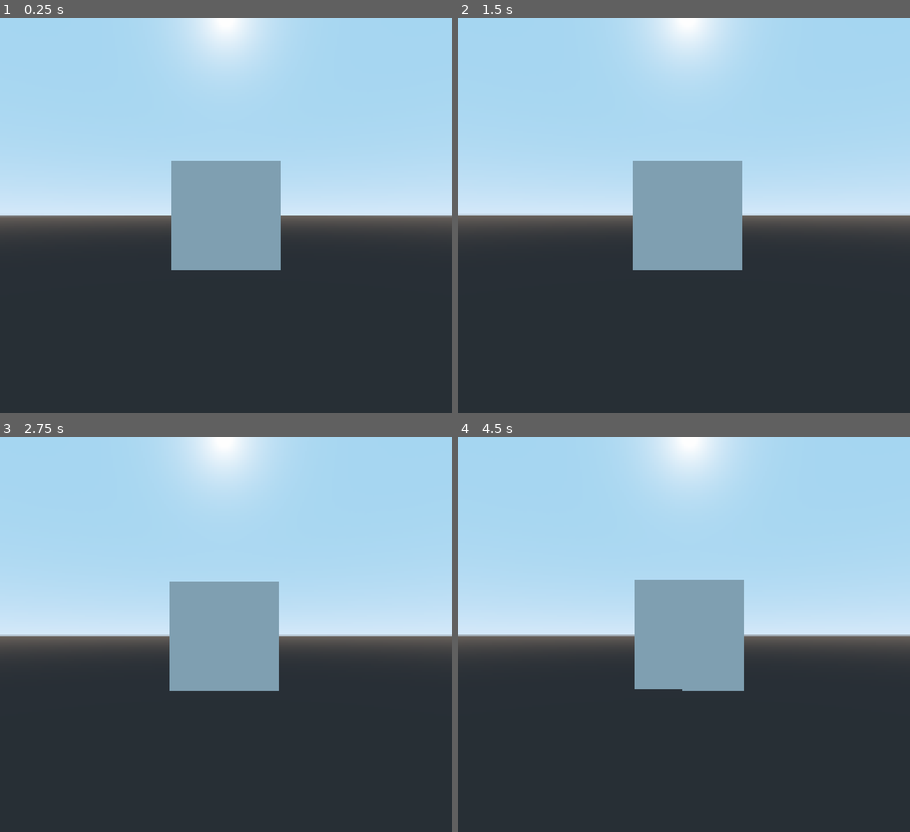
Above: before the commit, frames 1-4 (two rows, left to right).
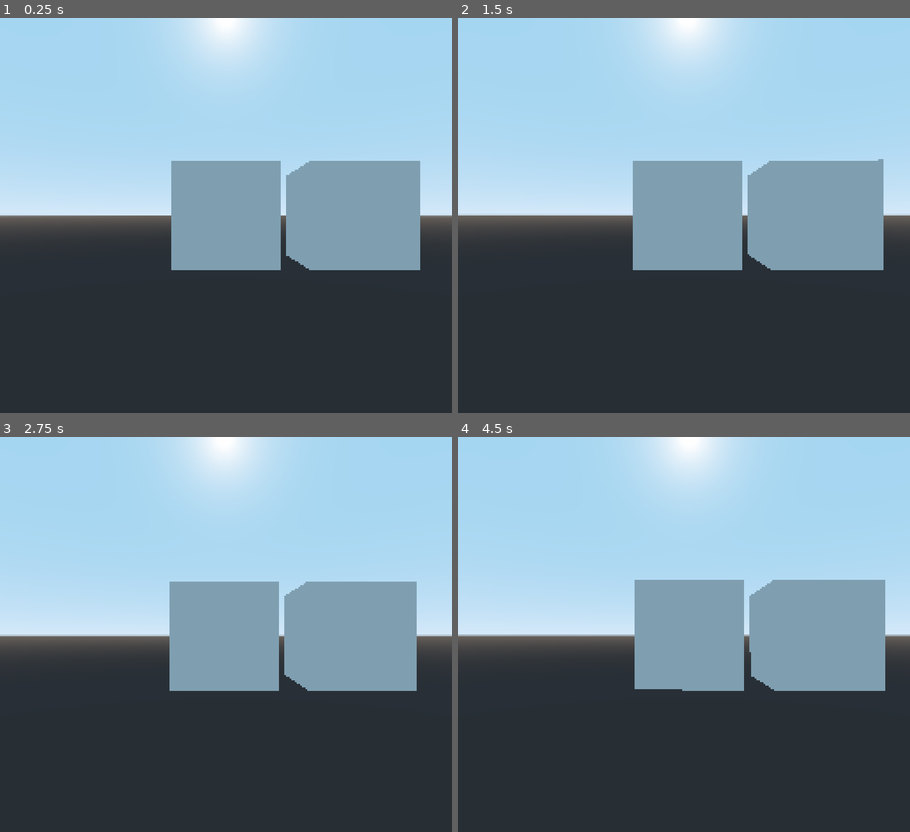
Above: after the commit, the same moments.

Repository: MaxwellDexter/QuickMatchThosePlants
Game: Godot game, scene res://Scenes/Game.tscn
The game is run twice, just before and just after one commit, with the same random seed, the same clock (stepped at 60 frames per second) and the same inputs.
Inputs (mouse positions are in pixels of both pictures, inside the frame that each line leads up to):
- Up to frame 1 (0.25 s): no input
- Up to frame 2 (1.5 s): tap Enter at 0.5 s; move the mouse to (706, 215) at 0.52 s; click (706, 215) at 0.67 s; tap Space at 1.25 s; move the mouse to (661, 215) at 1.27 s; click (661, 215) at 1.42 s
- Up to frame 3 (2.75 s): tap Enter at 2 s; move the mouse to (239, 626) at 2.02 s; click (239, 626) at 2.17 s
- Up to frame 4 (4.5 s): tap Space at 2.75, 4.25 s; move the mouse to (679, 642) at 2.77 s; click (679, 642) at 2.92 s; tap Enter at 3.5 s; move the mouse to (720, 638) at 3.52 s; click (720, 638) at 3.67 s; move the mouse to (647, 630) at 4.27 s; click (647, 630) at 4.42 s

The runs differ from the first frame. In frame 1, 8.0% of the frame differs, in the area x 63-93%, y 36-64%; in frame 2, 8.1%; in frame 3, 7.9%; in frame 4, 8.2%, in the area x 64-95%, y 36-65%.

Commit message:
Clicking on things
raycast!

Diff:
--- /dev/null
+++ b/Scenes/Character.tscn
@@ -0,0 +1,17 @@
+[gd_scene load_steps=3 format=2]
+
+[ext_resource path="res://Scripts/Character.gd" type="Script" id=1]
+[ext_resource path="res://Scripts/Checker.gd" type="Script" id=2]
+
+[node name="Character" type="Spatial"]
+script = ExtResource( 1 )
+
+[node name="Rotation" type="Spatial" parent="."]
+
+[node name="RayCast" type="RayCast" parent="Rotation"]
+enabled = true
+cast_to = Vector3( 0, 0, -10 )
+collision_mask = 2
+script = ExtResource( 2 )
+
+[node name="Camera" type="Camera" parent="Rotation"]
--- a/Scenes/Game.tscn
+++ b/Scenes/Game.tscn
@@ -1,13 +1,47 @@
-[gd_scene load_steps=2 format=2]
+[gd_scene load_steps=3 format=2]
 
-[ext_resource path="res://Scripts/Character.gd" type="Script" id=1]
+[ext_resource path="res://Scenes/Character.tscn" type="PackedScene" id=1]
+
+[sub_resource type="BoxShape" id=1]
 
 [node name="Spatial" type="Spatial"]
 
-[node name="Character" type="Spatial" parent="."]
-script = ExtResource( 1 )
-
-[node name="Camera" type="Camera" parent="Character"]
+[node name="Character" parent="." instance=ExtResource( 1 )]
 
 [node name="CSGBox" type="CSGBox" parent="."]
 transform = Transform( 1, 0, 0, 0, 1, 0, 0, 0, 1, 0, 0, -6.14855 )
+
+[node name="StaticBody" type="StaticBody" parent="CSGBox"]
+collision_layer = 2
+collision_mask = 2
+
+[node name="CollisionShape" type="CollisionShape" parent="CSGBox/StaticBody"]
+shape = SubResource( 1 )
+
+[node name="CSGBox4" type="CSGBox" parent="."]
+transform = Transform( 1, 0, 0, 0, 1, 0, 0, 0, 1, 2.53045, 0, -6.14855 )
+
+[node name="StaticBody" type="StaticBody" parent="CSGBox4"]
+
+[node name="CollisionShape" type="CollisionShape" parent="CSGBox4/StaticBody"]
+shape = SubResource( 1 )
+
+[node name="CSGBox2" type="CSGBox" parent="."]
+transform = Transform( 1, 0, 0, 0, 1, 0, 0, 0, 1, 0, -5, 0 )
+
+[node name="StaticBody" type="StaticBody" parent="CSGBox2"]
+collision_layer = 2
+collision_mask = 2
+
+[node name="CollisionShape" type="CollisionShape" parent="CSGBox2/StaticBody"]
+shape = SubResource( 1 )
+
+[node name="CSGBox3" type="CSGBox" parent="."]
+transform = Transform( 1, 0, 0, 0, 1, 0, 0, 0, 1, 0, 5, 0 )
+
+[node name="StaticBody" type="StaticBody" parent="CSGBox3"]
+collision_layer = 2
+collision_mask = 2
+
+[node name="CollisionShape" type="CollisionShape" parent="CSGBox3/StaticBody"]
+shape = SubResource( 1 )
--- a/Scripts/Character.gd
+++ b/Scripts/Character.gd
@@ -8,10 +8,10 @@
 var rot_x = 0
 var rot_y = 0
 
-var camera
+var rotator
 
 func _ready():
-	camera = $Camera
+	rotator = $Rotation
 	Input.set_mouse_mode(Input.MOUSE_MODE_CAPTURED)
 
 func _process(delta):
@@ -28,7 +28,6 @@
 	if event is InputEventMouseMotion and Input.get_mouse_mode() == Input.MOUSE_MODE_CAPTURED:
 		# do variable calculations
 		var x_sens = X_MOUSE_SENSITIVITY * (-1 if INVERT_X else 1)
-		print(x_sens)
 		var y_sens = Y_MOUSE_SENSITIVITY * (-1 if INVERT_Y else 1)
 
 		# modify accumulated mouse rotation
@@ -36,13 +35,11 @@
 		rot_y += event.relative.y * y_sens
 
 		# clamp vertical
-		print(rot_y)
 		rot_y = clamp(rot_y, -1, 1)
 
 		# reset rotation
-		transform.basis = Basis()
-		camera.transform.basis = Basis()
+		rotator.transform.basis = Basis()
 
 		# rotate
-		self.rotate_object_local(Vector3(0, 1, 0), rot_x)
-		camera.rotate_object_local(Vector3(1, 0 , 0), rot_y)
+		rotator.rotate_object_local(Vector3(0, 1, 0), rot_x)
+		rotator.rotate_object_local(Vector3(1, 0 , 0), rot_y)
--- /dev/null
+++ b/Scripts/Checker.gd
@@ -0,0 +1,9 @@
+extends RayCast
+
+func _input(event):
+	if event is InputEventMouseButton and event.pressed and event.button_index == 1:
+		if is_colliding():
+			clicked_on(get_collider())
+
+func clicked_on(clickee):
+	print(clickee)
